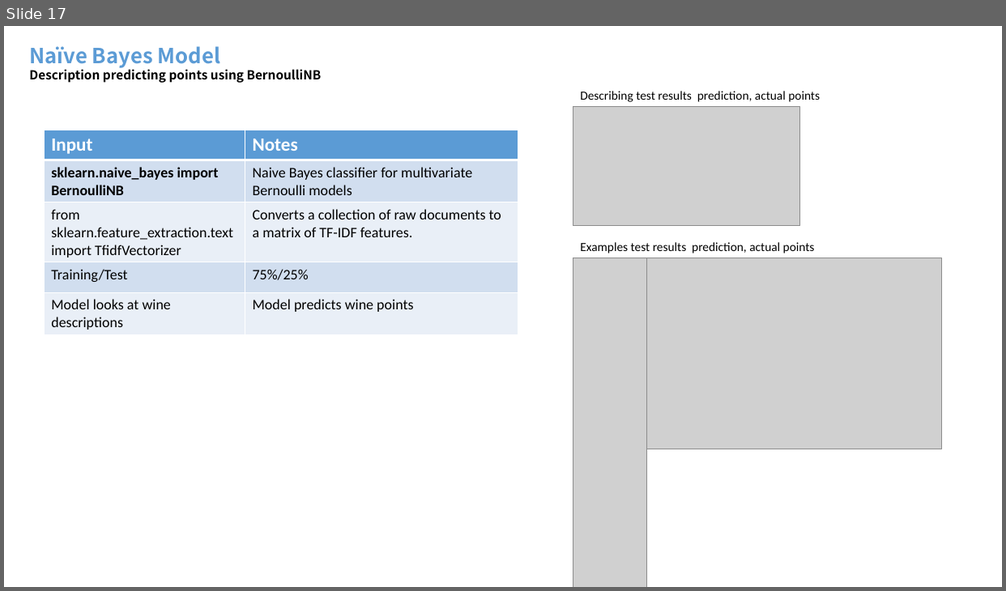
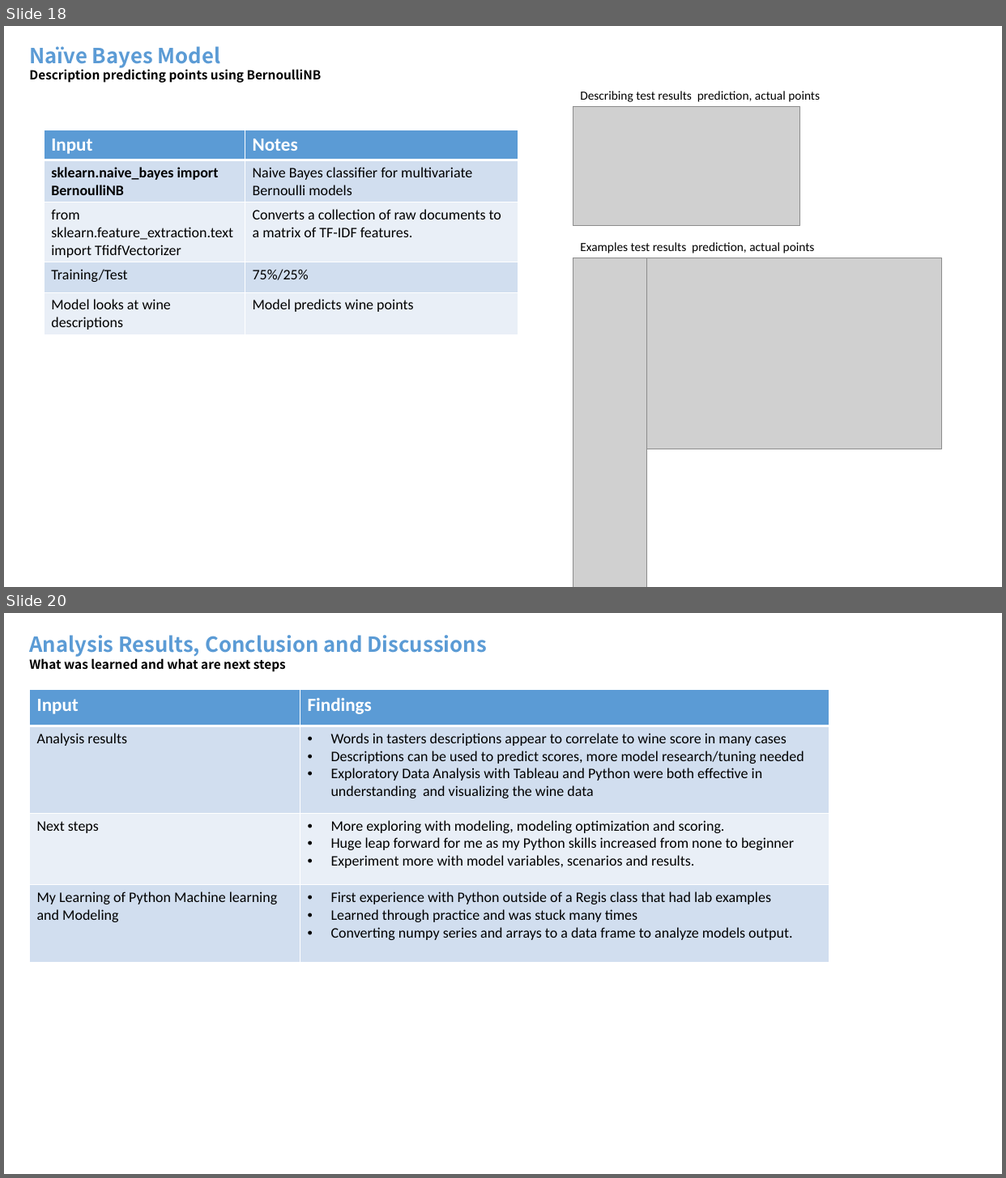
Before and after one commit to mdegrado/Wine-reviews-analysis-and-visualization, a slide deck: winereviews/Wine Reviews Analysis and Visualization.pptx. Shown one above the other, each under a label of ours: slide 17 before the commit, slides 18 and 20 after it; the slides between them are not shown. The pictures are 1006x591 and 1006x1178 pixels, drawn with LibreOffice and Linux fonts; fonts in the diff are those of the drawing; grey boxes stand for pictures. Boxes give left, top, right and bottom in pixels: in the first picture for what was removed or moved away, otherwise in the second. Text is boxed around its words. In the diff, an @@ line names an element or a change of style, - is before the commit and + after.

```diff
--- a/winereviews/Wine Reviews Analysis and Visualization.pptx
+++ b/winereviews/Wine Reviews Analysis and Visualization.pptx
@@ slide 20 added at (4,613,1002,1174), background #FFFFFF @@
@@ text added at (29,635,487,672), 20 pt, text #5B9BD5, bold @@
+Analysis Results, Conclusion and Discussions
+What was learned and what are next steps
@@ table added at (29,690,829,963), 4 rows, 2 columns @@
+Input | Findings
+Analysis results | Words in tasters descriptions appear to correlate to wine score in many cases / Descriptions can be used to predict scores, more model research/tuning needed / Exploratory Data Analysis with Tableau and Python were both effective in understanding and visualizing the wine data
+Next steps | More exploring with modeling, modeling optimization and scoring. / Huge leap forward for me as my Python skills increased from none to beginner / Experiment more with model variables, scenarios and results.
+My Learning of Python Machine learning and Modeling | First experience with Python outside of a Regis class that had lab examples / Learned through practice and was stuck many times / Converting numpy series and arrays to a data frame to analyze models output.
@@ what was slide 17 is now slide 18 @@
```
Also in this commit, not shown: 5 slides changed, 2 other slides added.
